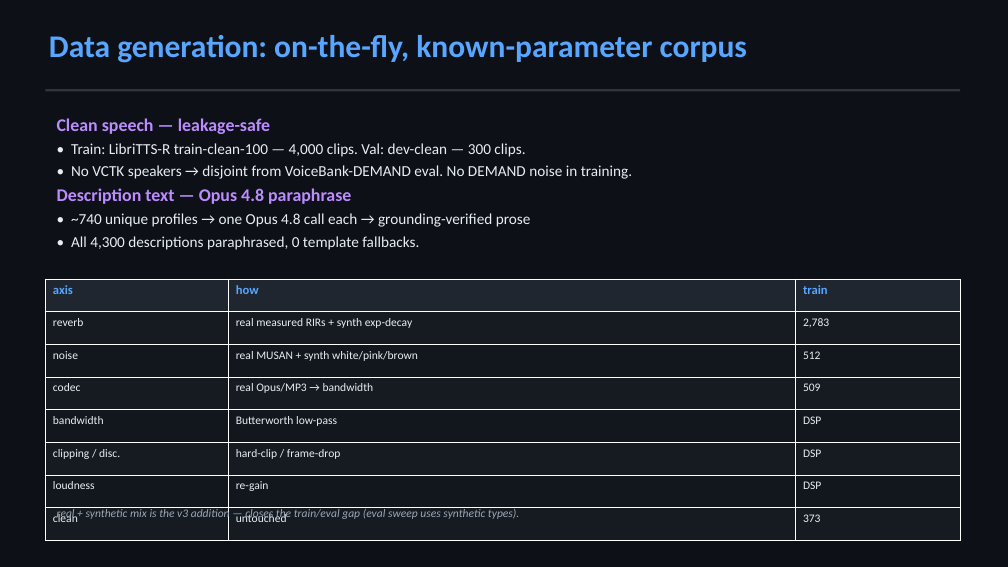
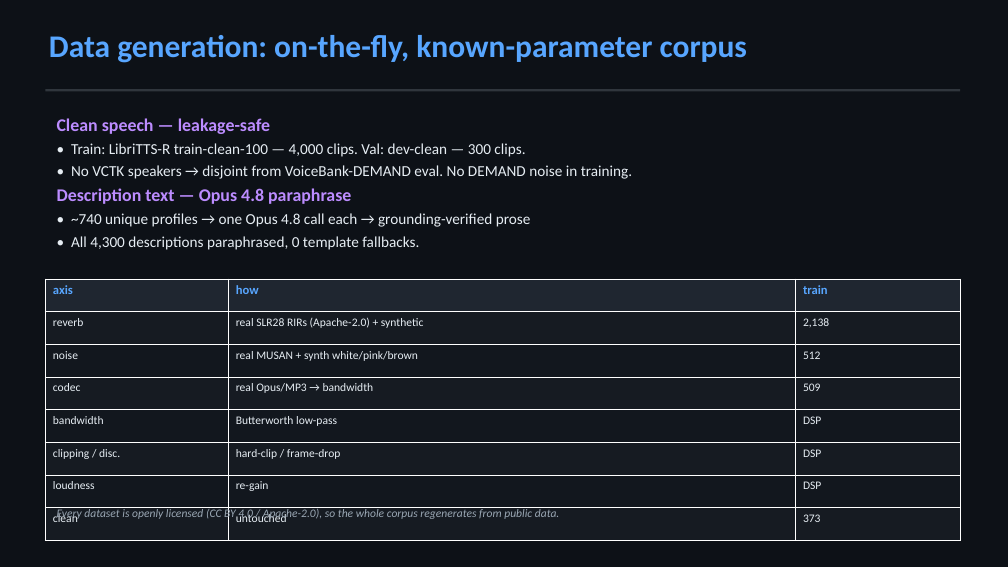
Before and after one commit to LarocheC/llm-sqa, a slide deck: slide 8 of experiments/results/planb_deck.pptx. Drawn at 1008x567 pixels with LibreOffice and Linux fonts; fonts in the diff are those of the drawing. Boxes give left, top, right and bottom in pixels: in the first picture for what was removed or moved away, otherwise in the second. Text is boxed around its words. In the diff, an @@ line names an element or a change of style, - is before the commit and + after.

Commit message:
Regenerate the deck and summary for the published (open) model
The slide deck and PLAN_B_SUMMARY still quoted the old model's numbers. Rebuild both
from the committed eval outputs.

- New experiments/planb/make_plots.py regenerates every figure from experiments/results
  alone (no GPU, no datasets), so the plots can never silently drift from the numbers
  again: degradation_sweep_open, mos_scale_usage_open, enhancement_open, and
  reverb_real_vs_synthetic.

- New deck slide "The reverb result: why the benchmark lied" - the synthetic sweep was
  measuring an artefact (synth_reverb's explicit direct path gives an artificially high
  DRR at every RT60), not the model's ability. Against PESQ: synthetic +0.610/+0.391,
  real held-out RIRs +0.328/+0.632 (old/new). Real rooms are what the model will meet.

- Deck + summary now carry the published model's numbers (rho 0.65-0.71, 63 distinct MOS
  values, enhancement +1.05 / 91% of files, real-reverb rho +0.63) and state the
  trade-off with the old model rather than hiding it.

```diff
--- a/experiments/results/planb_deck.pptx
+++ b/experiments/results/planb_deck.pptx
@@ table at (45,279,960,541) @@
-row 2, column 2: real measured RIRs + synth exp-decay
+row 2, column 2: real SLR28 RIRs (Apache-2.0) + synthetic
-row 2, column 3: 2,783
+row 2, column 3: 2,138
@@ text at (57,508,559,521): text changed @@
-real + synthetic mix is the v3 addition — closes the train/eval gap (eval sweep uses synthetic types).
+Every dataset is openly licensed (CC BY 4.0 / Apache-2.0), so the whole corpus regenerates from public data.
```
Also in this commit, not shown: 7 other slides changed, 1 slide added, 8 other files.
